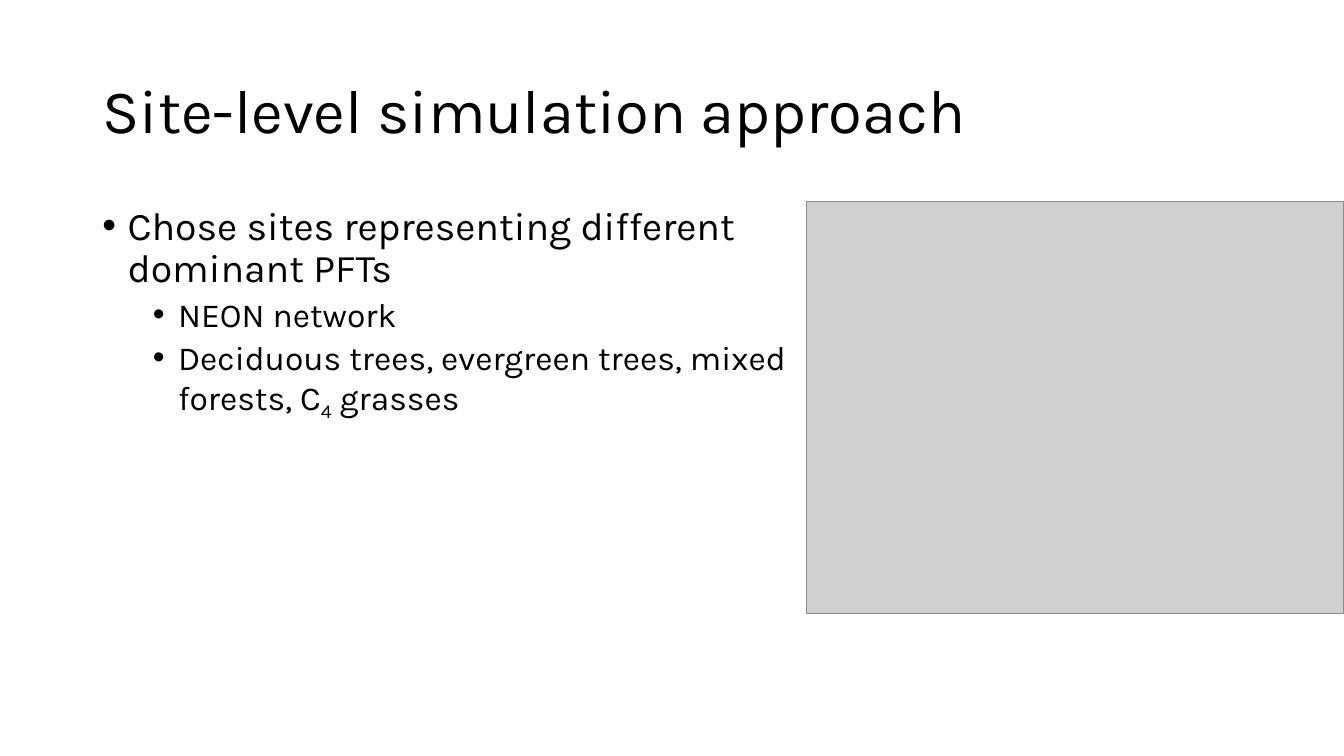
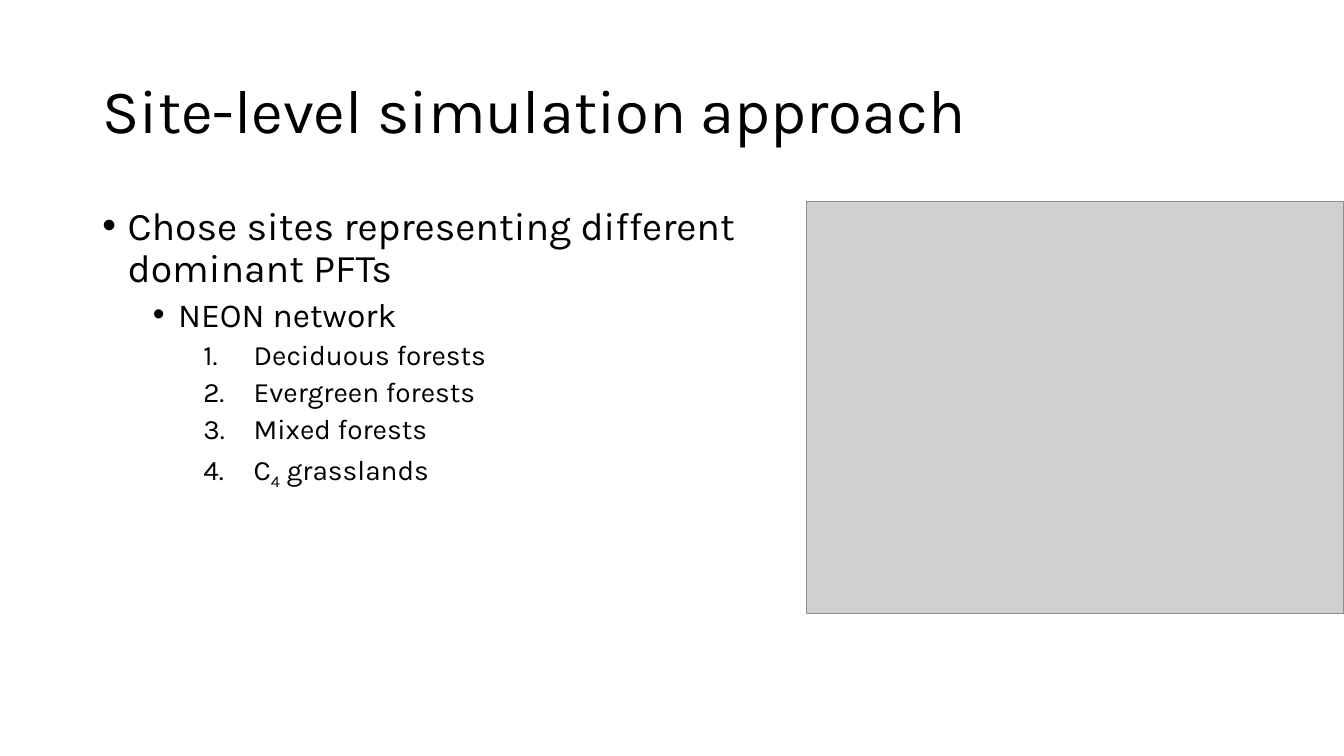
Before and after one commit to SmithEcophysLab/esa_2026, a slide deck: slide 26 of src/esa2026_optphoto_smith.pptx (slide 25 before the commit). Drawn at 1344x756 pixels with LibreOffice and Linux fonts; fonts in the diff are those of the drawing; grey boxes stand for pictures. Boxes give left, top, right and bottom in pixels: in the first picture for what was removed or moved away, otherwise in the second. Text is boxed around its words. In the diff, an @@ line names an element or a change of style, - is before the commit and + after.

```diff
--- a/src/esa2026_optphoto_smith.pptx
+++ b/src/esa2026_optphoto_smith.pptx
@@ text at (254, 345, 486, 487): text changed; size 24 to 20 pt @@
-  • Deciduous trees, evergreen trees, mixed forests, C4 grasses
+    1. Deciduous forests
+    2. Evergreen forests
+    3. Mixed forests
+    4. C4 grasslands
```
Also in this commit, not shown: 5 other slides changed, 4 slides added, 1 slide removed, 1 other file.
